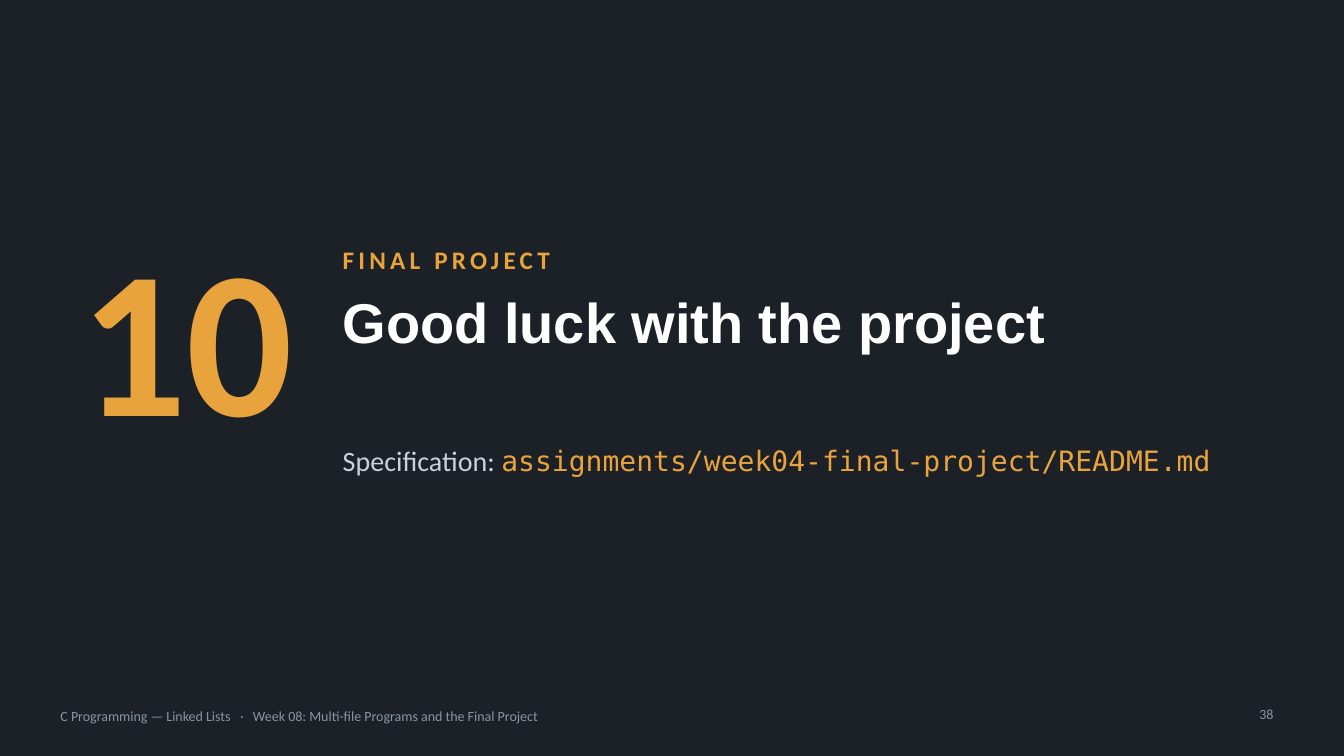
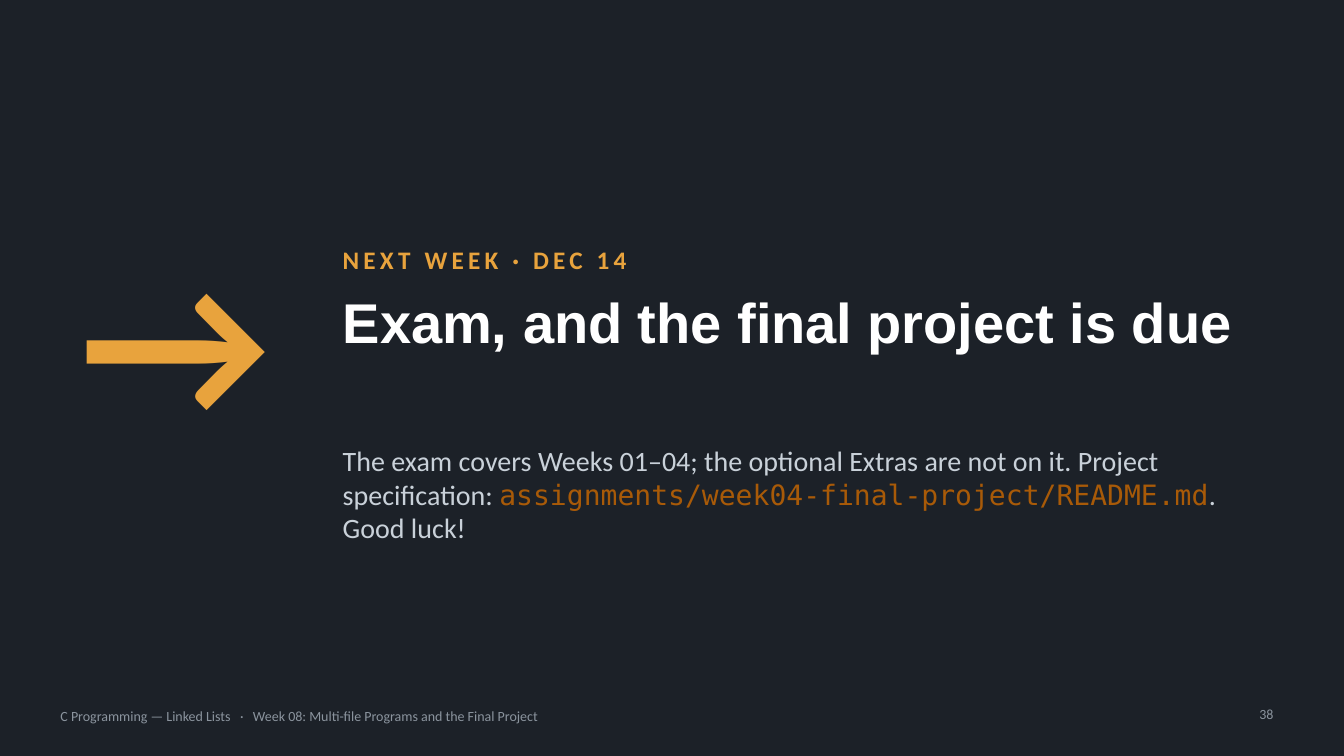
Before and after one commit to seehwan/2026-swcoding, a slide deck: slide 38 of lectures/week04-file-io-project/week04-part2-slides.pptx. Drawn at 1344x756 pixels with LibreOffice and Linux fonts; fonts in the diff are those of the drawing. Boxes give left, top, right and bottom in pixels: in the first picture for what was removed or moved away, otherwise in the second. Text is boxed around its words. In the diff, an @@ line names an element or a change of style, - is before the commit and + after.

```diff
--- a/lectures/week04-file-io-project/week04-part2-slides.pptx
+++ b/lectures/week04-file-io-project/week04-part2-slides.pptx
@@ text at <box>343,252,627,269</box>: text changed @@
-FINAL PROJECT
+NEXT WEEK · DEC 14
@@ text at <box>81,278,294,418</box>: text changed @@
-10
+→
@@ title at <box>343,302,1231,353</box>: text changed @@
-Good luck with the project
+Exam, and the final project is due
@@ text at <box>343,451,1215,538</box>: text changed; font DejaVu Sans Mono to Calibri; text colour #E8A33D to #C9D1D9 @@
-Specification: assignments/week04-final-project/README.md
+The exam covers Weeks 01–04; the optional Extras are not on it. Project specification: assignments/week04-final-project/README.md. Good luck!
```
Also in this commit, not shown: 3 other files.
